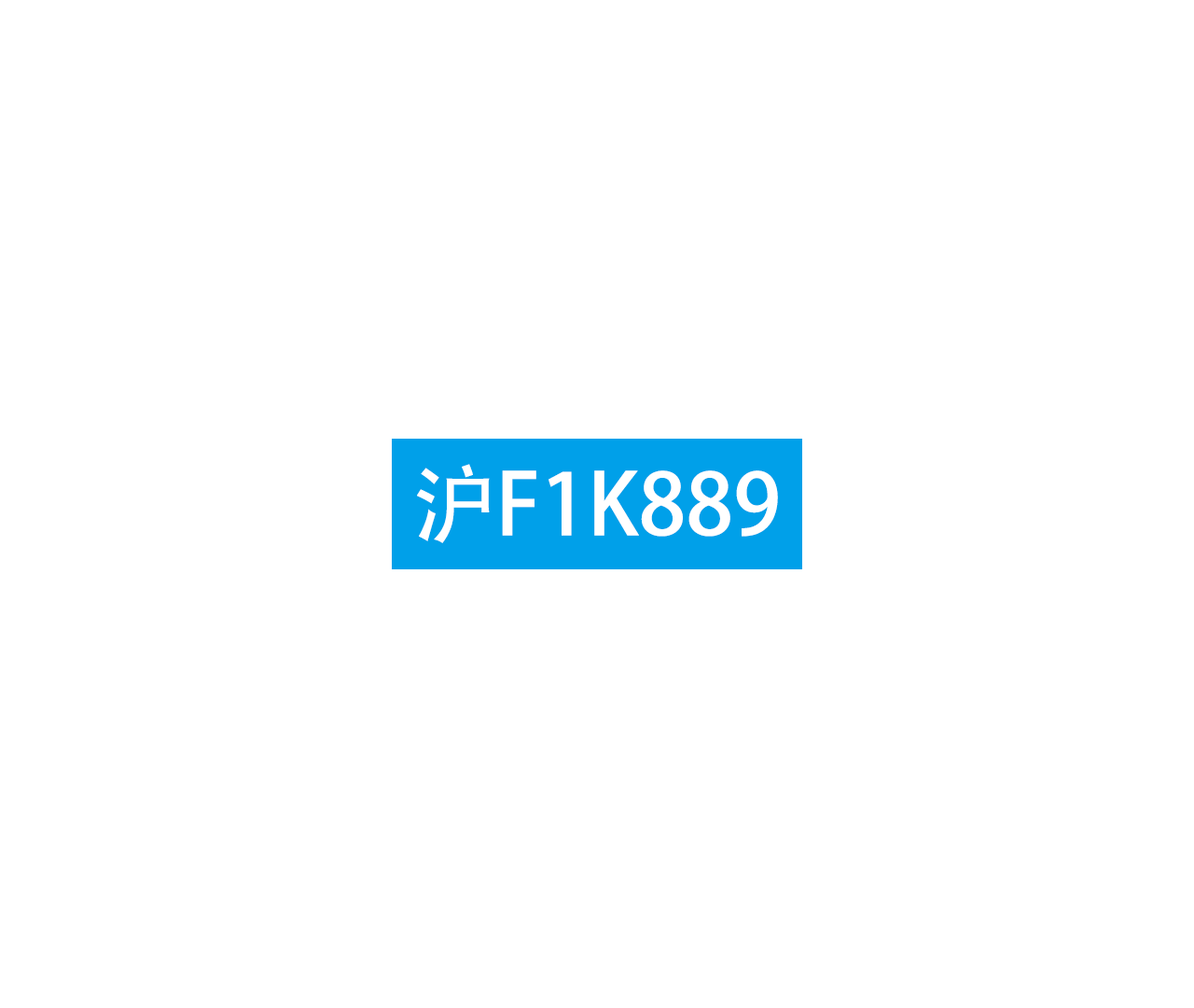
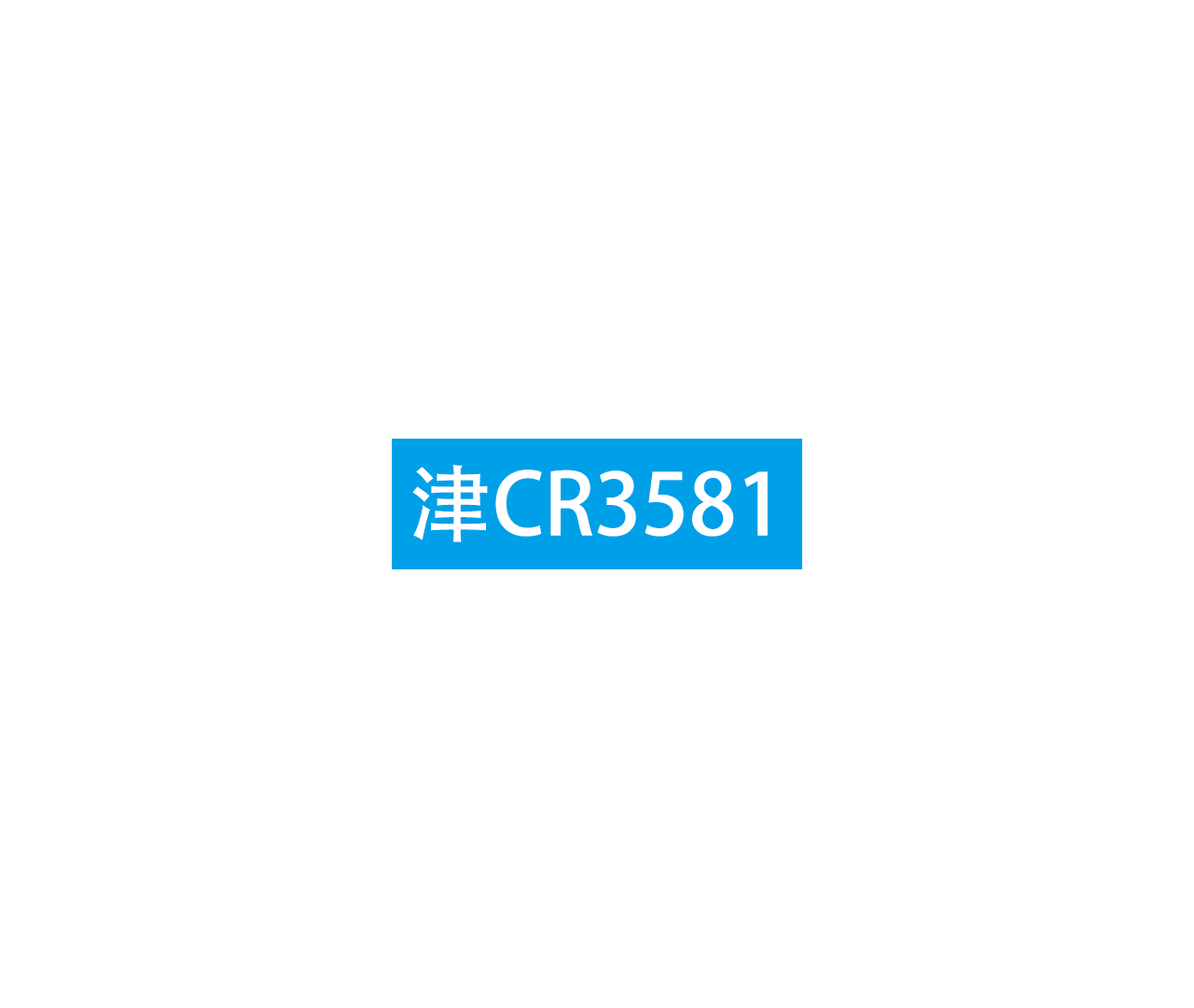
Two versions of the same layered image (1194x1008). Layer-by-layer changes:
renamed "沪F1K889" to "津CR3581", painted on it over [412, 463, 779, 544]
